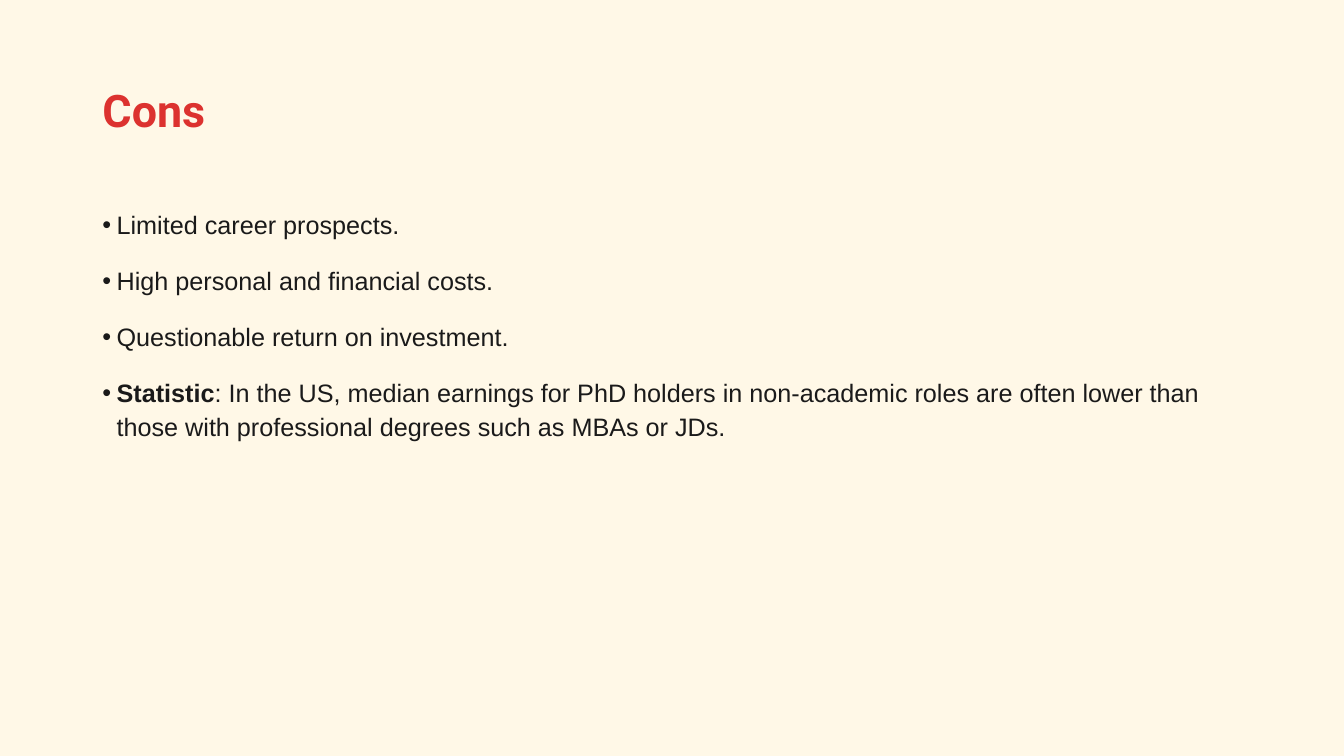
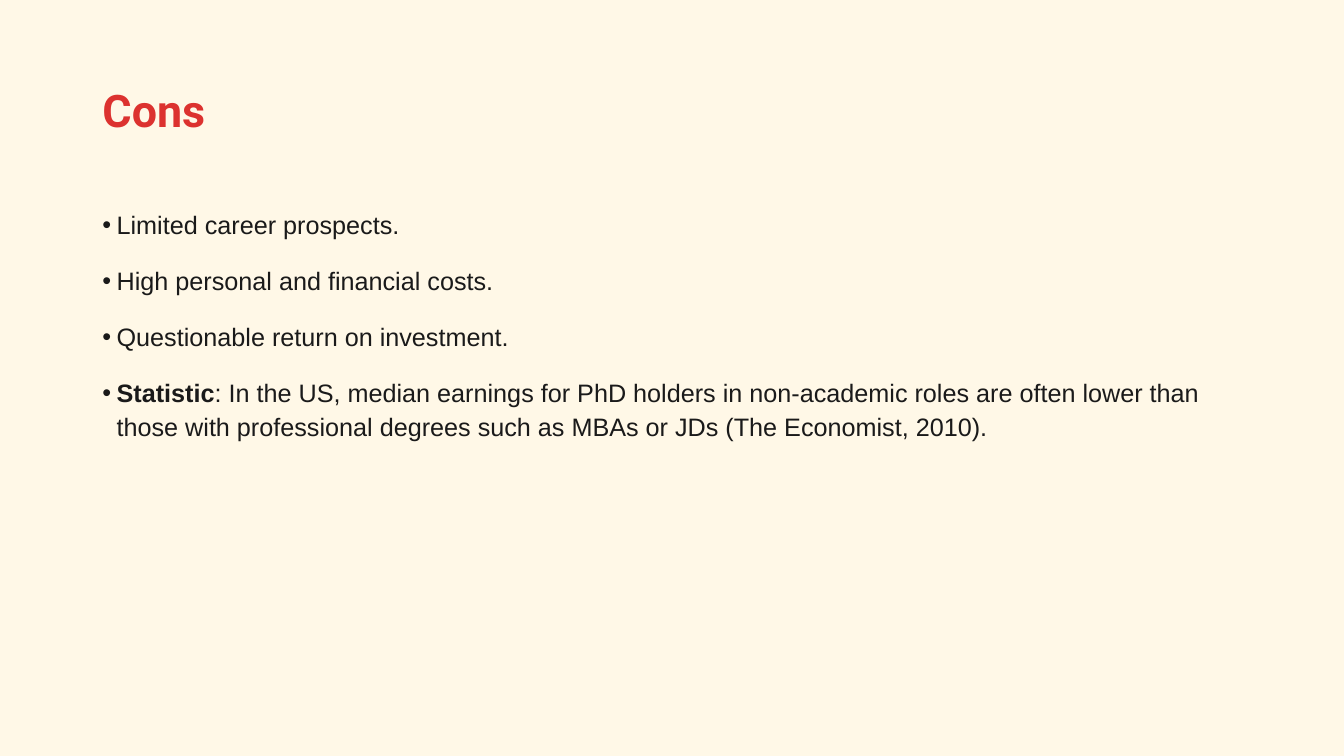
Before and after one commit to bsamadi/quarto-phd-slides, a slide deck: slide 15 of presentation-01.pptx. Drawn at 1344x756 pixels with LibreOffice and Linux fonts; fonts in the diff are those of the drawing. Boxes give left, top, right and bottom in pixels: in the first picture for what was removed or moved away, otherwise in the second. Text is boxed around its words. In the diff, an @@ line names an element or a change of style, - is before the commit and + after.

```diff
--- a/presentation-01.pptx
+++ b/presentation-01.pptx
@@ text at [117, 383, 1199, 442]: text changed @@
-• Statistic: In the US, median earnings for PhD holders in non-academic roles are often lower than those with professional degrees such as MBAs or JDs.
+• Statistic: In the US, median earnings for PhD holders in non-academic roles are often lower than those with professional degrees such as MBAs or JDs (The Economist, 2010).
```
Also in this commit, not shown: 5 other slides changed, 2 slides added, 4 other files.
